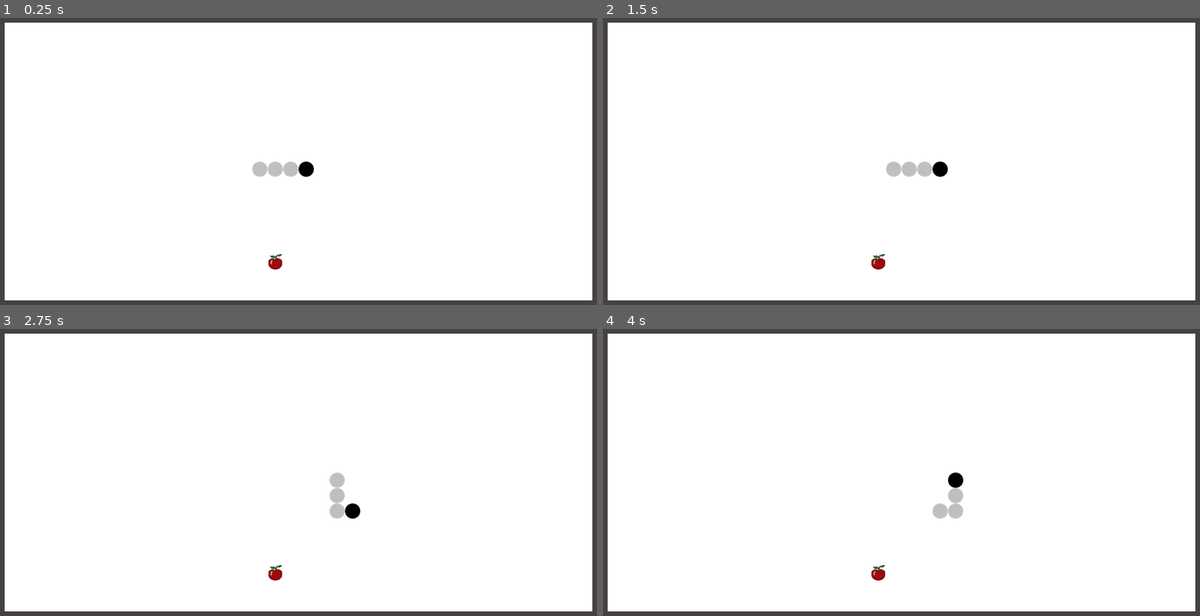
Above: before the commit, frames 1-4 (two rows, left to right).
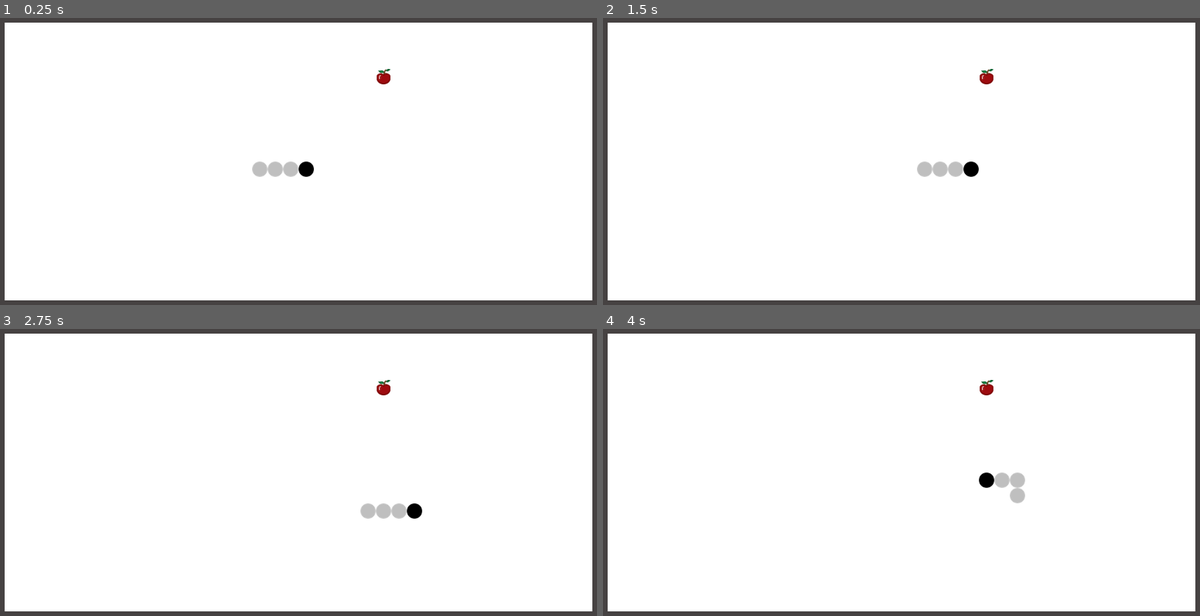
Above: after the commit, the same moments.

Repository: lichen63/godot-games
Game: Godot game, scene res://scenes/game.tscn
Two runs of this game, one before a commit and one after it. Both use one fixed random seed, a clock stepped at 60 frames per second and the inputs below.
Inputs:
- Up to frame 1 (0.25 s): no input
- Up to frame 2 (1.5 s): hold Right (snake_right) 0.53-1.28 s; hold Down (snake_down) from 1.28 s (still down)
- Up to frame 3 (2.75 s): release Down (snake_down) at 2.03 s; hold Right (snake_right) from 2.03 s (still down)
- Up to frame 4 (4 s): release Right (snake_right) at 2.78 s; hold Up (snake_up) 2.78-3.53 s; hold Left (snake_left) from 3.53 s (still down)

The runs differ from the first frame. In frame 1, 0.2% of the frame differs, in the area x 44-66%, y 17-88%; in frame 2, 0.8%; in frame 3, 1.1%, in the area x 44-71%, y 17-88%; in frame 4, 1.1%.

Commit message:
consume food, increase body length and refresh food

Diff:
--- a/greedy-snake/scripts/game.gd
+++ b/greedy-snake/scripts/game.gd
@@ -17,7 +17,7 @@
 var snake_head_: Node2D = null
 var snake_bodies_: Array[Node2D] = []
 var snake_move_timer_ :Timer = null
-var snake_move_time_interval_ = 0.5
+var snake_move_time_interval_ = 0.3
 var snake_cur_move_dir_: SnakeMoveDirection = SNAKE_DEFAULT_MOVE_DIR
 var snake_next_move_dir_: SnakeMoveDirection = SNAKE_DEFAULT_MOVE_DIR
 var food_: Node2D = null
@@ -31,7 +31,7 @@
   # Initialize the timer for moving snake
   init_snake_move_timer()
   # Initialize the food
-  init_food_node()
+  refresh_food_node()
 
 # Called during the physics processing step of the main loop
 func _physics_process(_delta: float) -> void:
@@ -58,10 +58,12 @@
     Logger.info("Game Over!")
     return  # TODO: End game with failure
   if check_coord_has_food(next_coord):
-    pass  # TODO: Consume the food, increase the body length and refresh food position
-  move_snake_head_node(cur_coord, next_coord)
-  # Move the tail snake body node to right after head node
-  move_snake_tail_node(cur_coord)
+    refresh_food_node()
+    add_new_body_node(cur_coord)
+  else:
+    # Move the tail snake body node to right after head node
+    move_snake_tail_node(cur_coord)
+  move_snake_head_node(next_coord)
 
 # Initialize the state of map cells
 func init_map_cell_state() -> void:
@@ -82,7 +84,7 @@
   snake_head_.position = calc_pos_from_coord(Vector2i(SNAKE_HEAD_INIT_COORD_X, SNAKE_HEAD_INIT_COORD_Y))
   add_child(snake_head_)
   for i in SNAKE_BODY_INIT_LENGTH:
-    add_body_to_tail(SNAKE_HEAD_INIT_COORD_X - i - 1, SNAKE_HEAD_INIT_COORD_Y)
+    add_body_to_tail(Vector2i(SNAKE_HEAD_INIT_COORD_X - i - 1, SNAKE_HEAD_INIT_COORD_Y))
 
 # Initialize the snake move timer
 func init_snake_move_timer() -> void:
@@ -93,8 +95,8 @@
   add_child(snake_move_timer_)
   snake_move_timer_.connect("timeout", Callable(self, "_on_snake_move_timer_timeout"))
 
-# Initialize the food node at a random position
-func init_food_node() -> void:
+# Initialize or refresh the food node at a random position
+func refresh_food_node() -> void:
   # Get all the idle map cell
   var idle_cells: Array[Vector2i] = []
   for x in range(1, Configs.MAP_CELL_SIZE_X - 1):
@@ -105,30 +107,37 @@
     return  # TODO: End game with success
   # Get a random coordinate from the idle cells
   var rand_index: int = randi_range(0, idle_cells.size() - 1)
-  var food_coord: Vector2i = idle_cells[rand_index]
+  var next_coord: Vector2i = idle_cells[rand_index]
   if not is_instance_valid(food_):
     food_ = food_scene_.instantiate()
     add_child(food_)
   else:
     var cur_coord: Vector2i = calc_coord_from_pos(food_.position)
     cell_data_[cur_coord.x][cur_coord.y] = MapCellState.IDLE
-  food_.position = calc_pos_from_coord(food_coord)
-  cell_data_[food_coord.x][food_coord.y] = MapCellState.FOOD
+  food_.position = calc_pos_from_coord(next_coord)
+  cell_data_[next_coord.x][next_coord.y] = MapCellState.FOOD
 
 # Move the snake head node to the next coordinate
-func move_snake_head_node(cur_coord: Vector2i, next_coord: Vector2i) -> void:
-  cell_data_[cur_coord.x][cur_coord.y] = MapCellState.IDLE
+func move_snake_head_node(next_coord: Vector2i) -> void:
   snake_head_.position = calc_pos_from_coord(next_coord)
   cell_data_[next_coord.x][next_coord.y] = MapCellState.SNAKE_HEAD
 
 # Move the snake tail node to the place that right after the head node
 func move_snake_tail_node(next_coord: Vector2i) -> void:
   var snake_tail: Node2D = snake_bodies_.pop_back()
-  var tail_prev_coord = calc_coord_from_pos(snake_tail.position)
+  var cur_coord = calc_coord_from_pos(snake_tail.position)
   snake_tail.position = calc_pos_from_coord(next_coord)
   snake_bodies_.push_front(snake_tail)
-  cell_data_[tail_prev_coord.x][tail_prev_coord.y] = MapCellState.IDLE
+  cell_data_[cur_coord.x][cur_coord.y] = MapCellState.IDLE
   cell_data_[next_coord.x][next_coord.y] = MapCellState.SNAKE_BODY
+
+# Add a new snake body node right after the head node
+func add_new_body_node(coord: Vector2i) -> void:
+  var snake_body: Node2D = snake_body_scene_.instantiate()
+  snake_body.position = calc_pos_from_coord(coord)
+  snake_bodies_.push_front(snake_body)
+  add_child(snake_body)
+  cell_data_[coord.x][coord.y] = MapCellState.SNAKE_BODY
 
 # Calculate the position from coordinate
 func calc_pos_from_coord(coord: Vector2i) -> Vector2:
@@ -188,9 +197,9 @@
   return cell_data_[coord.x][coord.y] == MapCellState.FOOD
 
 # Append a new snake body to the tail
-func add_body_to_tail(coord_x: int, coord_y: int) -> void:
+func add_body_to_tail(coord: Vector2i) -> void:
   var snake_body: Node2D = snake_body_scene_.instantiate()
-  snake_body.position = calc_pos_from_coord(Vector2i(coord_x, coord_y))
+  snake_body.position = calc_pos_from_coord(coord)
   snake_bodies_.push_back(snake_body)
   add_child(snake_body)
 
